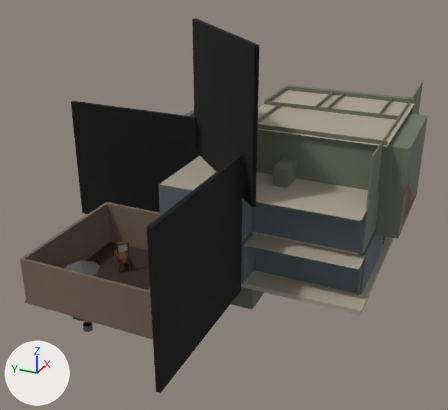
The Blender file public/models/haunted_house.blend, before and after one commit.
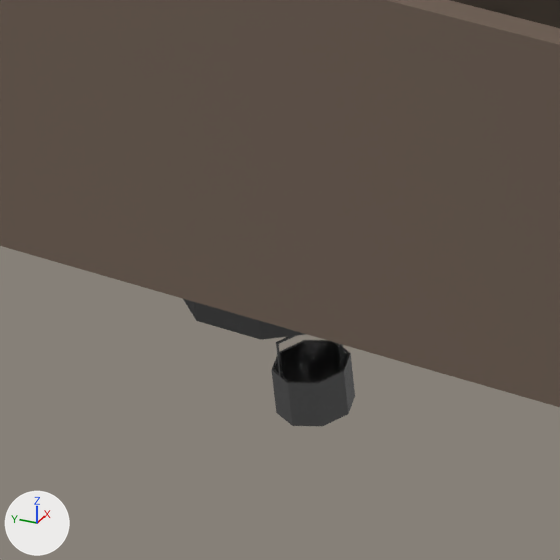
The first picture shows the older version from a 50 mm lens placed at (-62.3, -7.1, 33.5), pointed at (-1.9, 20.1, 3.3). The close-ups show the older and then the newer version on the part from 11% to 26% of the width and 68% to 85% of the height of that picture. Only the edits that show in the close-ups are written down. Arrows for +X, +Y and +Z are at lower left; the lights stay in place. Objects named as collision shapes, trigger or cutter boxes, shadow casters or lower levels of detail are left out.

Names of what the first close-up shows: 'Plane.015', 'Plane.016', 'bucket.001', 'well.001'.
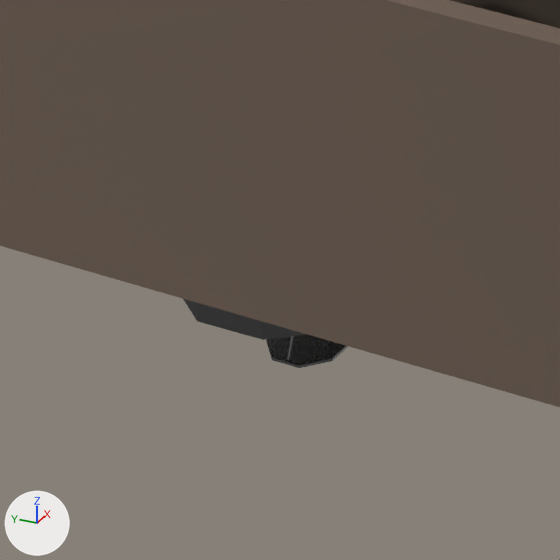
Where the newer file only moved an object's origin or applied its transform, the numbers keep the older frame.

Scene script edits in JSON lines:
```json
{"block": "me_cylinder_026", "where": "# used by ob_bucket_001; location = (-16.2, 30.3, -6.6); scale = (0.545, 0.545, 0.461)"}
{"op": "remove", "block": "me_cylinder_026", "code": "me_cylinder_026.from_pydata(...)  # 56 vertices, 48 faces; spans x -0.99..1.01, y -0.98..1.02, z -2.77..0.0"}
{"op": "add", "block": "me_cylinder_026", "code": "me_cylinder_026.from_pydata(...)  # 40 vertices, 32 faces; spans x -1.07..1.09, y -1.07..1.1, z -0.54..0.45"}
{"block": "me_cylinder_026", "change": "me_cylinder_026 part 1: a new loose piece, an 8-sided cylinder along z spanning x -1.072..1.091, y -1.065..1.098, z -0.54..-0.452, in mat_metal (grey #888888)"}
{"block": "me_cylinder_026", "change": "me_cylinder_026 part 2: the loose piece of 24 vertices spanning x -0.85..0.86, y -0.38..0.37, z -1.27..0.0 is rebuilt with 24 vertices and now spans x -0.85..0.86, y -0.38..0.37, z -0.51..0.45"}
{"block": "me_cylinder_026", "change": "me_cylinder_026 part 3: the loose piece of 32 vertices spanning x -0.99..1.01, y -0.98..1.02, z -2.77..-1.21 is deleted"}
{"op": "set", "path": "ob_bucket_001.rotation_euler", "old": "(0.0, 0.0, 0.0)", "new": "(0.0, 0.0, 0.396)", "note": "degrees (0, 0, 0) -> degrees (0, 0, 23)"}
```

Boxes [x1, y1, x2, y2] around the edits, measured in the close-ups (560 x 560 px):
```json
{"object": "bucket.001", "change": "reshaped, turned", "before": [272, 336, 355, 426], "after": [266, 334, 348, 368]}
{"part": 1, "of": "me_cylinder_026", "change": "added", "after": [266, 334, 348, 368]}
{"part": 2, "of": "me_cylinder_026", "change": "rebuilt", "before": [276, 336, 343, 377], "after": [287, 336, 294, 360]}
{"part": 3, "of": "me_cylinder_026", "change": "deleted", "before": [272, 340, 355, 426]}
```
